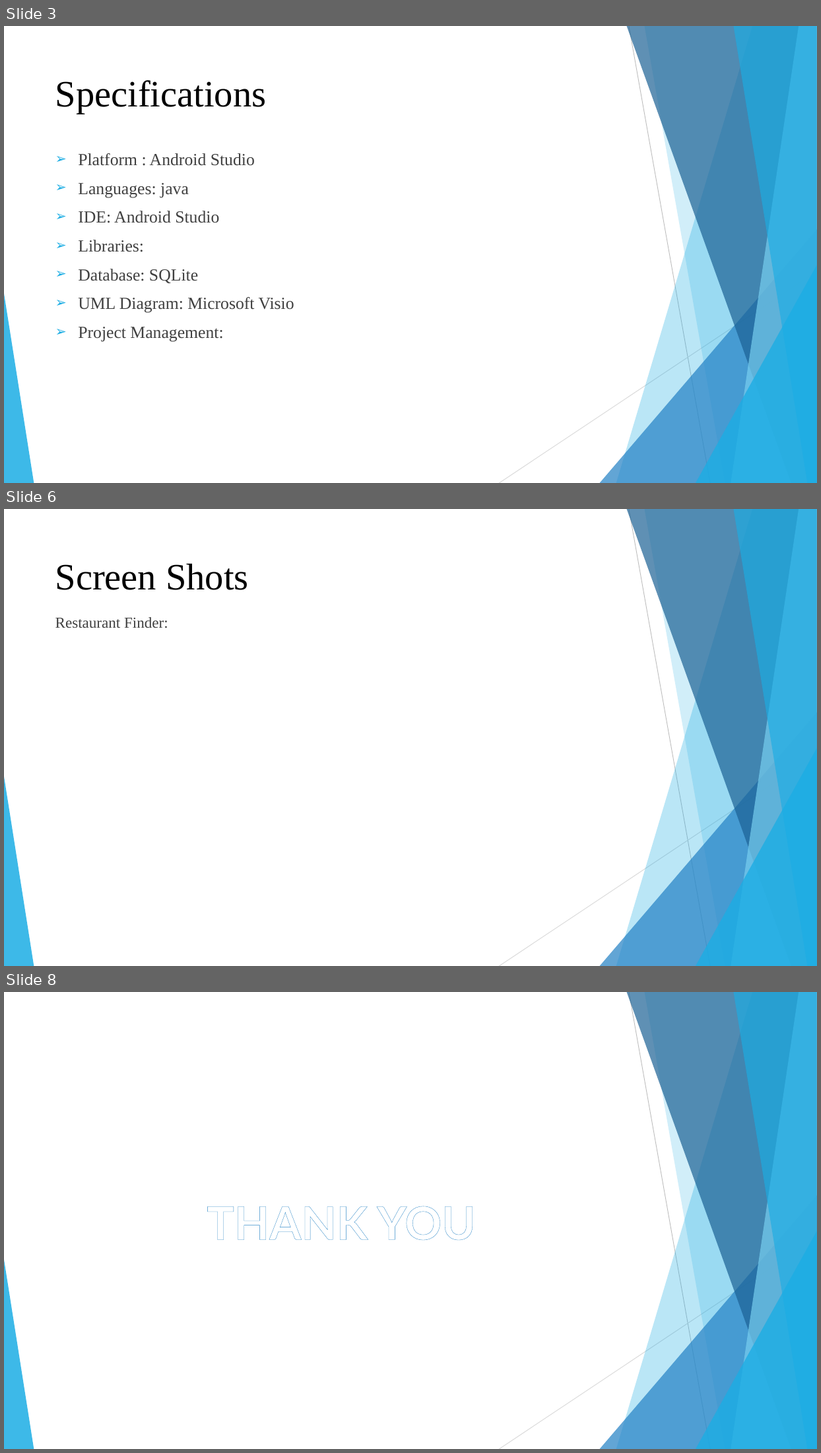
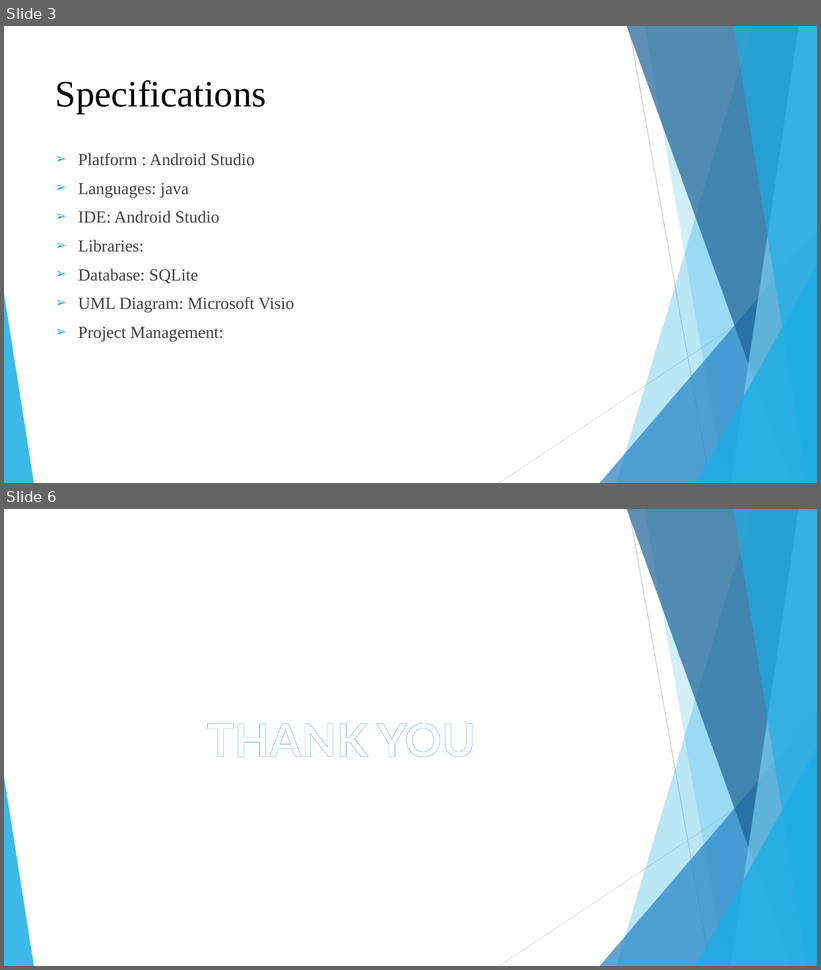
Before and after one commit to SCE-UMKC/ASESP16_RestaurantFinder_13, a slide deck: Project PPT/Restaurant Finder & Diet Planner.pptx. Shown one above the other, each under a label of ours: slides 3, 6 and 8 before the commit, slides 3 and 6 after it; the slides between them are not shown. The pictures are 821x1453 and 821x970 pixels, drawn with LibreOffice and Linux fonts; fonts in the diff are those of the drawing. Boxes give left, top, right and bottom in pixels: in the first picture for what was removed or moved away, otherwise in the second. Text is boxed around its words. In the diff, an @@ line names an element or a change of style, - is before the commit and + after.

```diff
--- a/Project PPT/Restaurant Finder & Diet Planner.pptx
+++ b/Project PPT/Restaurant Finder & Diet Planner.pptx
@@ slide 6 removed at (4, 509, 817, 966), background #FFFFFF; not listed: 10 template elements that a slide beside it also shows @@
@@ title removed at (55, 563, 248, 590) @@
-Screen Shots
@@ text removed at (55, 617, 168, 628) @@
-Restaurant Finder:
@@ what was slide 8 is now slide 6 @@
```
Also in this commit, not shown: 3 slides changed, 1 other slide removed.
